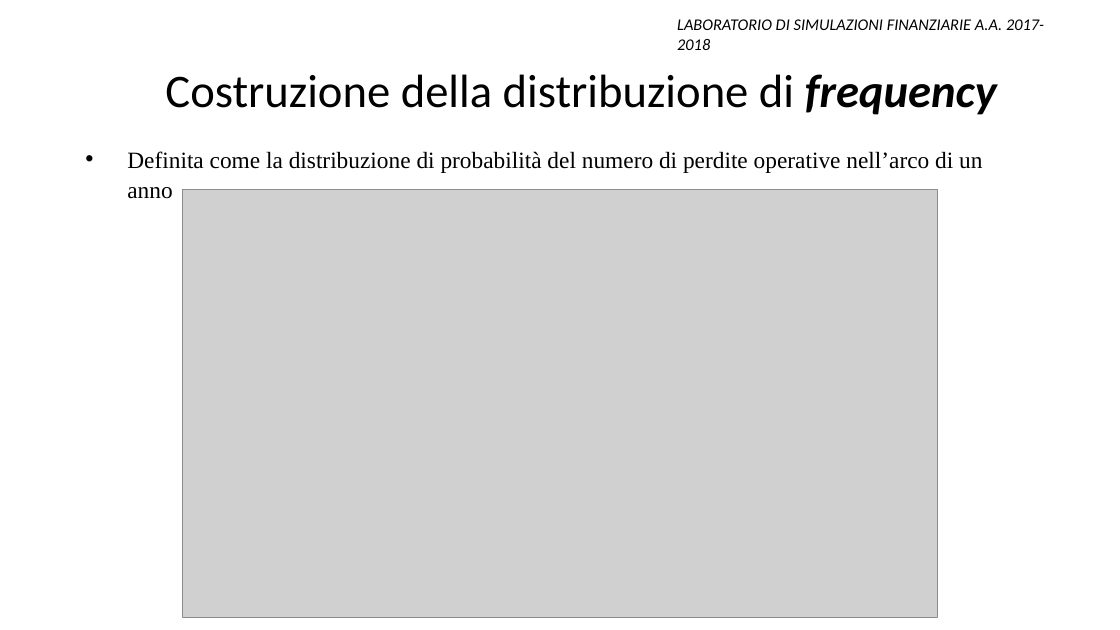
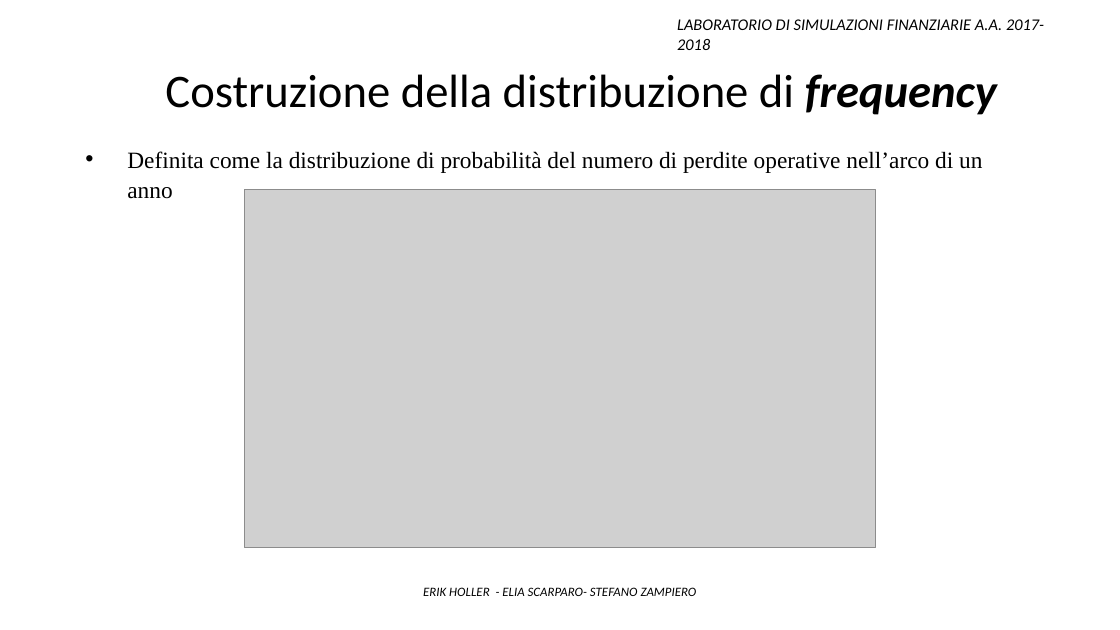
Before and after one commit to Stegirsanov/Laboratorio-di-simulazioni-finanziarie-project, a slide deck: slide 10 of Presentazione ppt/Presentazione_finale.pptx. Drawn at 1120x630 pixels with LibreOffice and Linux fonts; fonts in the diff are those of the drawing; grey boxes stand for pictures. Boxes give left, top, right and bottom in pixels: in the first picture for what was removed or moved away, otherwise in the second. Text is boxed around its words. In the diff, an @@ line names an element or a change of style, - is before the commit and + after.

```diff
--- a/Presentazione ppt/Presentazione_finale.pptx
+++ b/Presentazione ppt/Presentazione_finale.pptx
@@ picture: place and size @@
-picture at bbox=[183, 190, 938, 618]
+picture at bbox=[245, 190, 875, 549]
@@ text added at bbox=[423, 587, 697, 596], 11 pt, text #000000, italic @@
+ERIK HOLLER - ELIA SCARPARO- STEFANO ZAMPIERO
```
Also in this commit, not shown: 12 other slides changed, 3 slides added, 1 other file.
